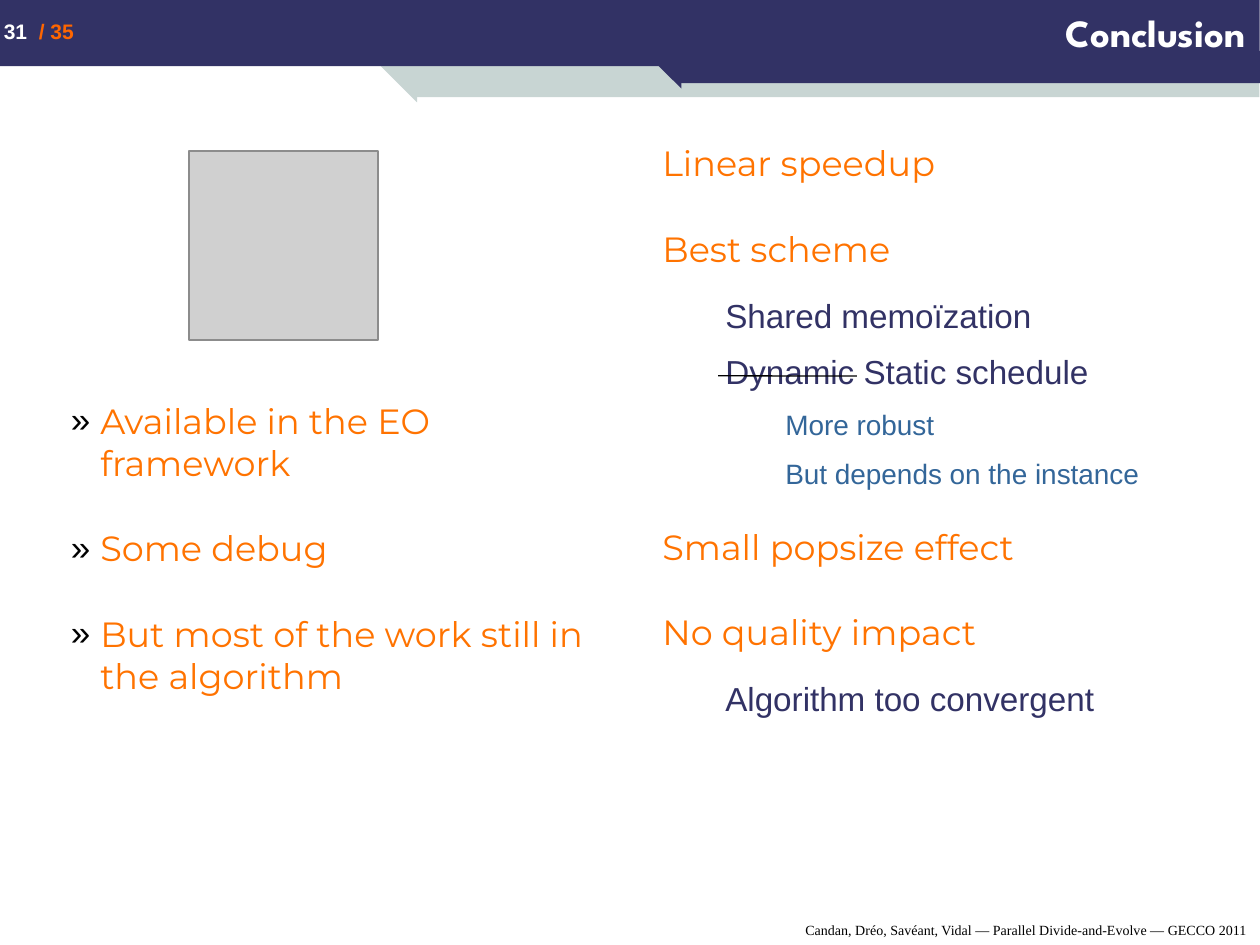
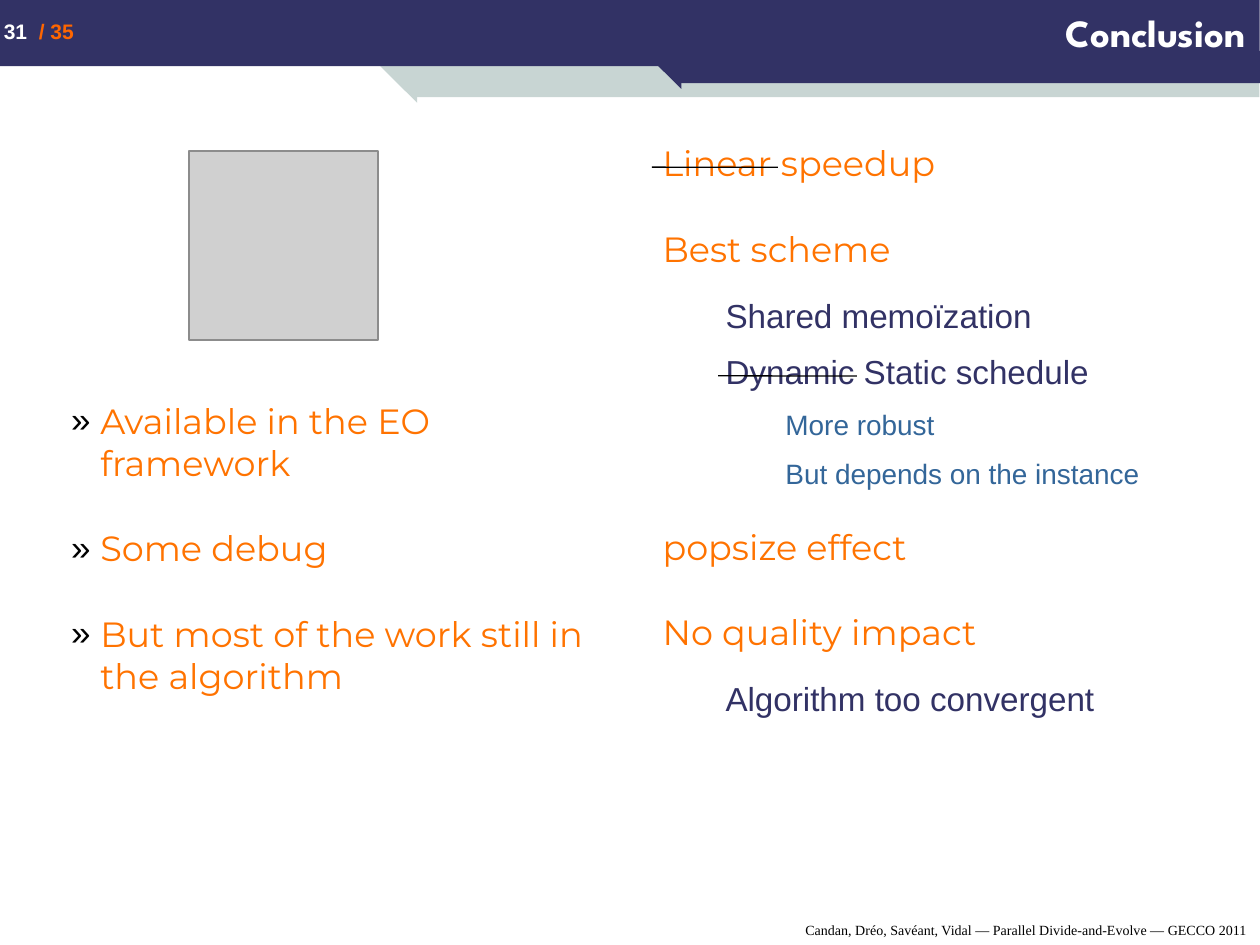
Before and after one commit to nojhan/descarwin, a slide deck: slide 31 of papers/GECCO2011/dae_mt/Candan-Dreo-Saveant-Vidal_Parallel-Divide-and-Evolve_GECCO-2011.ppt. Drawn at 1260x945 pixels with LibreOffice and Linux fonts; fonts in the diff are those of the drawing; grey boxes stand for pictures. Boxes give left, top, right and bottom in pixels: in the first picture for what was removed or moved away, otherwise in the second. Text is boxed around its words. In the diff, an @@ line names an element or a change of style, - is before the commit and + after.

```diff
--- a/papers/GECCO2011/dae_mt/Candan-Dreo-Saveant-Vidal_Parallel-Divide-and-Evolve_GECCO-2011.ppt
+++ b/papers/GECCO2011/dae_mt/Candan-Dreo-Saveant-Vidal_Parallel-Divide-and-Evolve_GECCO-2011.ppt
@@ line added from (651, 168) to (777, 168), #000000 0.74 pt @@
@@ text at (x1=663, y1=534, x2=906, y2=567): text changed @@
-Small popsize effect
+popsize effect
```
Also in this commit, not shown: 2 other slides changed, 8 other files.
